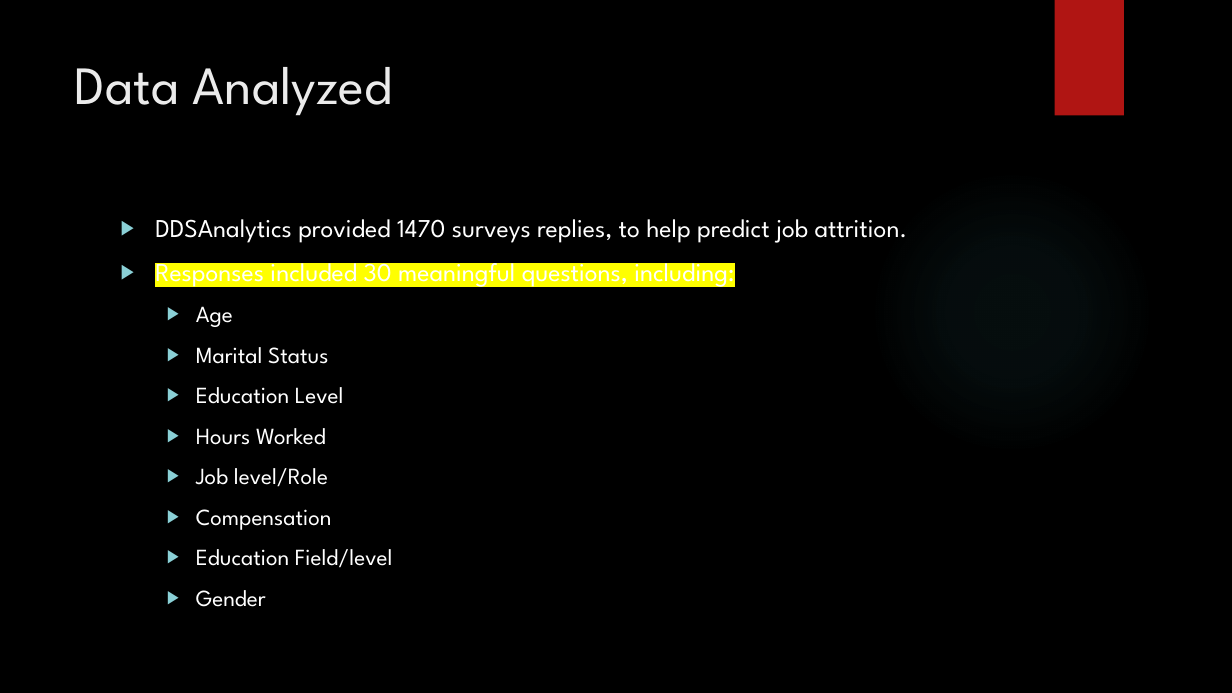
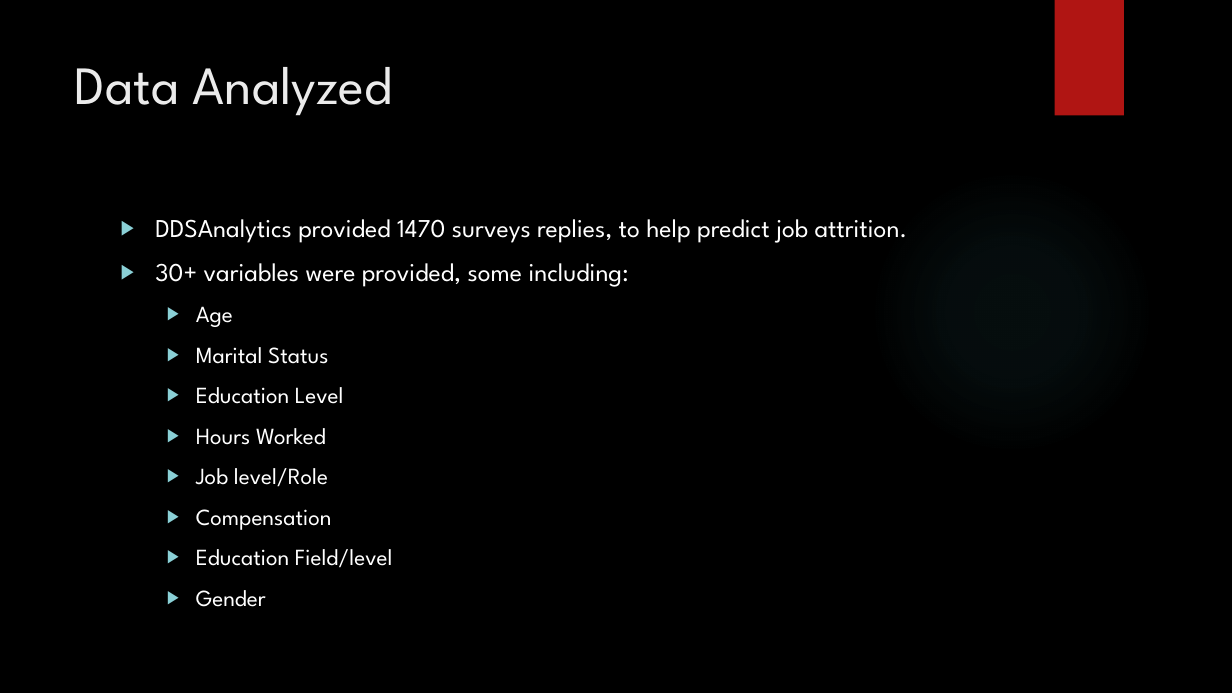
Before and after one commit to vazquezs123/DATA_SCIENCE_CS02, a slide deck: slide 3 of case_study_02_presentation.pptx. Drawn at 1232x693 pixels with LibreOffice and Linux fonts; fonts in the diff are those of the drawing; background and template pictures are left out. Boxes give left, top, right and bottom in pixels: in the first picture for what was removed or moved away, otherwise in the second. Text is boxed around its words. In the diff, an @@ line names an element or a change of style, - is before the commit and + after.

```diff
--- a/case_study_02_presentation.pptx
+++ b/case_study_02_presentation.pptx
@@ text at [155, 263, 629, 287]: text changed @@
-▶ Responses included 30 meaningful questions, including:
+▶ 30+ variables were provided, some including:
```
Also in this commit, not shown: 8 other slides changed, 5 slides added, 12 slides removed, 1 other file.
